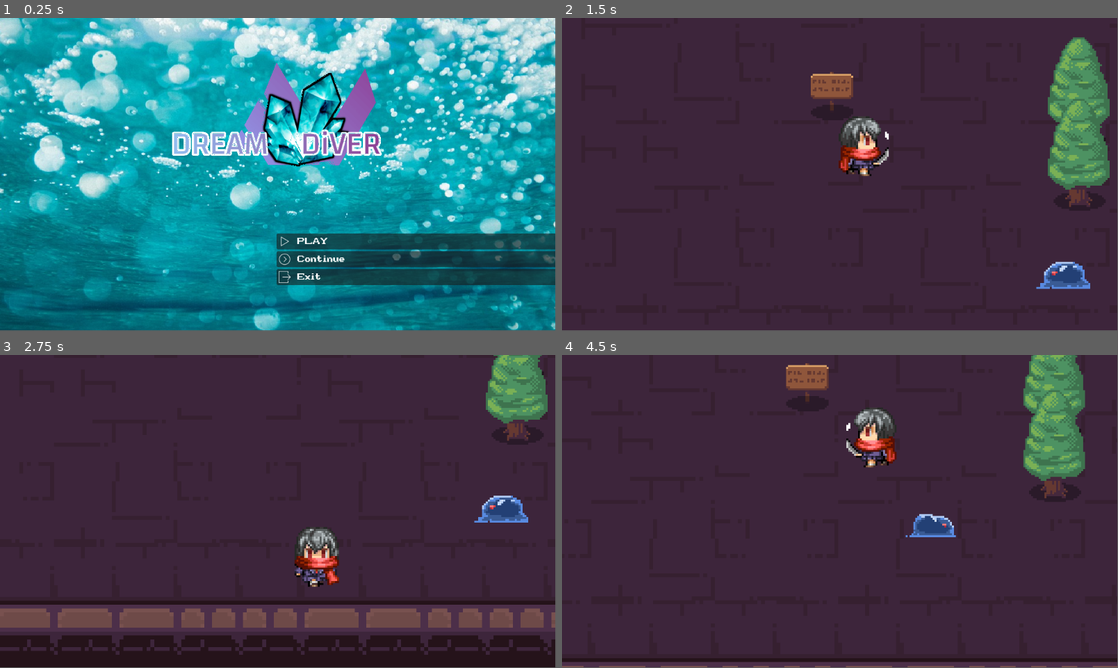
Above: before the commit, frames 1-4 (two rows, left to right).
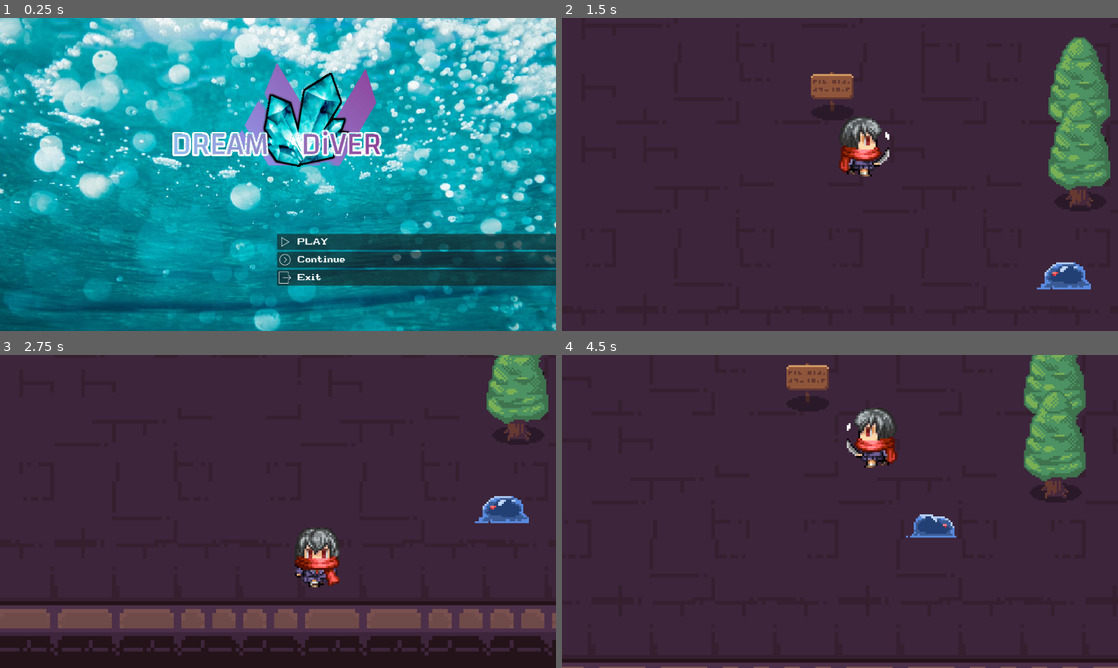
Above: after the commit, the same moments.

Repository: HearTh13/Godot-Project
Game: Godot game, scene res://Interface/menu.tscn
Same seed, same stepped clock (60 frames per second), same inputs: the game is played once before the commit and once after it.
Inputs:
- Up to frame 1 (0.25 s): no input
- Up to frame 2 (1.5 s): click "Play" at 0.5 s; hold Right (Right) from 1.28 s (still down); tap F (Attack-OK) at 1.35 s
- Up to frame 3 (2.75 s): release Right (Right) at 2.03 s; hold Down (Down) from 2.03 s (still down); tap Shift (Run) at 2.1 s
- Up to frame 4 (4.5 s): release Down (Down) at 2.78 s; hold Right (Right) 2.78-3.53 s; tap F (Attack-OK) at 2.85, 4.35 s; hold Up (Up) 3.53-4.28 s; tap Shift (Run) at 3.6 s; hold Left (Left) from 4.28 s (still down)
In our replay, the window is 799x449 before the commit and 800x450 after it. These sizes can differ from the game's own. Grey fills any space a smaller window leaves; there, only what the larger window draws over its background counts as a difference.

The runs differ from the first frame. In frame 1, 5.8% of the frame differs, in the area x 0-100%, y 0-100%; in frame 2, 1.1%; in frame 3, 1.8%; in frame 4, 1.4%.

Commit message:
Added HP Bar and MP Bar not implemented yet

Diff:
--- /dev/null
+++ b/Interface/HPBar.tscn
@@ -0,0 +1,22 @@
+[gd_scene load_steps=4 format=3 uid="uid://c40auife1o6y1"]
+
+[ext_resource type="PackedScene" uid="uid://c7qedcq6opyqa" path="res://Interface/HPCounter.tscn" id="1_smq1b"]
+[ext_resource type="Texture2D" uid="uid://38iu86ldjb55" path="res://Assets/bar.png" id="2_kwdyf"]
+[ext_resource type="Texture2D" uid="uid://cb43fyhbt0oil" path="res://Assets/lifeBar.png" id="3_k31xn"]
+
+[node name="HPBar" type="HBoxContainer"]
+offset_right = 634.0
+offset_bottom = 56.0
+
+[node name="Counter" parent="." instance=ExtResource("1_smq1b")]
+custom_minimum_size = Vector2(270, 0)
+layout_mode = 2
+size_flags_horizontal = 3
+size_flags_stretch_ratio = 0.0
+
+[node name="TextureProgressBar" type="TextureProgressBar" parent="."]
+layout_mode = 2
+value = 40.0
+texture_under = ExtResource("2_kwdyf")
+texture_progress = ExtResource("3_k31xn")
+texture_progress_offset = Vector2(-35, -20)
--- /dev/null
+++ b/Interface/HPCounter.tscn
@@ -0,0 +1,48 @@
+[gd_scene load_steps=5 format=3 uid="uid://c7qedcq6opyqa"]
+
+[ext_resource type="Texture2D" uid="uid://c1agmj0otlxps" path="res://Assets/HP.png" id="1_4l1mo"]
+[ext_resource type="Texture2D" uid="uid://ceu5qa1vya5y2" path="res://Assets/box.png" id="1_f27ka"]
+[ext_resource type="FontFile" uid="uid://clctmbqnt7im3" path="res://Assets/font/SuperLegendBoy-4w8Y.ttf" id="3_w5nm0"]
+
+[sub_resource type="LabelSettings" id="LabelSettings_iemlh"]
+font = ExtResource("3_w5nm0")
+font_size = 24
+
+[node name="Counter" type="NinePatchRect"]
+offset_right = 255.0
+offset_bottom = 99.0
+texture = ExtResource("1_f27ka")
+patch_margin_left = 8
+patch_margin_top = 8
+patch_margin_right = 8
+patch_margin_bottom = 8
+
+[node name="Icon" type="TextureRect" parent="."]
+layout_mode = 1
+anchors_preset = 4
+anchor_top = 0.5
+anchor_bottom = 0.5
+offset_left = 9.0
+offset_top = -12.5
+offset_right = 61.0
+offset_bottom = 13.5
+grow_vertical = 2
+texture = ExtResource("1_4l1mo")
+expand_mode = 1
+
+[node name="Label" type="Label" parent="."]
+layout_mode = 1
+anchors_preset = 6
+anchor_left = 1.0
+anchor_top = 0.5
+anchor_right = 1.0
+anchor_bottom = 0.5
+offset_left = -168.0
+offset_top = -13.5
+offset_right = -8.0
+offset_bottom = 14.5
+grow_horizontal = 0
+grow_vertical = 2
+text = "100/100
+"
+label_settings = SubResource("LabelSettings_iemlh")
--- /dev/null
+++ b/Interface/MPBar.tscn
@@ -0,0 +1,21 @@
+[gd_scene load_steps=4 format=3 uid="uid://ch7kveso4jqbc"]
+
+[ext_resource type="PackedScene" uid="uid://cip5oiwi8h3m" path="res://Interface/MPCounter.tscn" id="1_icknl"]
+[ext_resource type="Texture2D" uid="uid://38iu86ldjb55" path="res://Assets/bar.png" id="2_p16fv"]
+[ext_resource type="Texture2D" uid="uid://y8gpvan6gikt" path="res://Assets/manaBar.png" id="3_755ru"]
+
+[node name="MPBar" type="HBoxContainer"]
+offset_right = 634.0
+offset_bottom = 56.0
+
+[node name="Counter" parent="." instance=ExtResource("1_icknl")]
+custom_minimum_size = Vector2(270, 0)
+layout_mode = 2
+
+[node name="TextureProgressBar" type="TextureProgressBar" parent="."]
+layout_mode = 2
+max_value = 50.0
+value = 35.0
+texture_under = ExtResource("2_p16fv")
+texture_progress = ExtResource("3_755ru")
+texture_progress_offset = Vector2(-35, -20)
--- /dev/null
+++ b/Interface/MPCounter.tscn
@@ -0,0 +1,48 @@
+[gd_scene load_steps=5 format=3 uid="uid://cip5oiwi8h3m"]
+
+[ext_resource type="Texture2D" uid="uid://ceu5qa1vya5y2" path="res://Assets/box.png" id="1_y7wlp"]
+[ext_resource type="Texture2D" uid="uid://bxj3ja1xwvfyv" path="res://Assets/MP.png" id="2_f1mxb"]
+[ext_resource type="FontFile" uid="uid://clctmbqnt7im3" path="res://Assets/font/SuperLegendBoy-4w8Y.ttf" id="3_ki4tn"]
+
+[sub_resource type="LabelSettings" id="LabelSettings_iemlh"]
+font = ExtResource("3_ki4tn")
+font_size = 24
+
+[node name="Counter" type="NinePatchRect"]
+offset_right = 255.0
+offset_bottom = 99.0
+texture = ExtResource("1_y7wlp")
+patch_margin_left = 8
+patch_margin_top = 8
+patch_margin_right = 8
+patch_margin_bottom = 8
+
+[node name="Icon" type="TextureRect" parent="."]
+layout_mode = 1
+anchors_preset = 4
+anchor_top = 0.5
+anchor_bottom = 0.5
+offset_left = 9.0
+offset_top = -12.5
+offset_right = 61.0
+offset_bottom = 13.5
+grow_vertical = 2
+texture = ExtResource("2_f1mxb")
+expand_mode = 1
+
+[node name="Label" type="Label" parent="."]
+layout_mode = 1
+anchors_preset = 6
+anchor_left = 1.0
+anchor_top = 0.5
+anchor_right = 1.0
+anchor_bottom = 0.5
+offset_left = -168.0
+offset_top = -13.5
+offset_right = -8.0
+offset_bottom = 14.5
+grow_horizontal = 0
+grow_vertical = 2
+text = "100/100
+"
+label_settings = SubResource("LabelSettings_iemlh")
--- /dev/null
+++ b/Interface/gui.tscn
@@ -0,0 +1,23 @@
+[gd_scene load_steps=3 format=3 uid="uid://bpmk0uy484kjw"]
+
+[ext_resource type="PackedScene" uid="uid://c40auife1o6y1" path="res://Interface/HPBar.tscn" id="1_xqn7r"]
+[ext_resource type="PackedScene" uid="uid://ch7kveso4jqbc" path="res://Interface/MPBar.tscn" id="2_1lu1p"]
+
+[node name="GUI" type="Control"]
+layout_mode = 3
+anchors_preset = 15
+anchor_right = 1.0
+anchor_bottom = 1.0
+grow_horizontal = 2
+grow_vertical = 2
+
+[node name="VBoxContainer" type="VBoxContainer" parent="."]
+layout_mode = 0
+offset_right = 40.0
+offset_bottom = 40.0
+
+[node name="HPBar" parent="VBoxContainer" instance=ExtResource("1_xqn7r")]
+layout_mode = 2
+
+[node name="MPBar" parent="VBoxContainer" instance=ExtResource("2_1lu1p")]
+layout_mode = 2
--- a/project.godot
+++ b/project.godot
@@ -21,7 +21,9 @@
 
 [display]
 
+window/size/mode=3
 window/size/resizable=false
+window/stretch/mode="viewport"
 
 [input]
 
Binary file added: Assets/HP.png
Not shown, added: Assets/HP.png.import
Binary file added: Assets/MP.png
Not shown, added: Assets/MP.png.import
Binary file added: Assets/bar.png
Not shown, added: Assets/bar.png.import
Binary file added: Assets/box.png
Not shown, added: Assets/box.png.import
Binary file added: Assets/lifeBar.png
Not shown, added: Assets/lifeBar.png.import
Binary file added: Assets/manaBar.png
Not shown, added: Assets/manaBar.png.import
